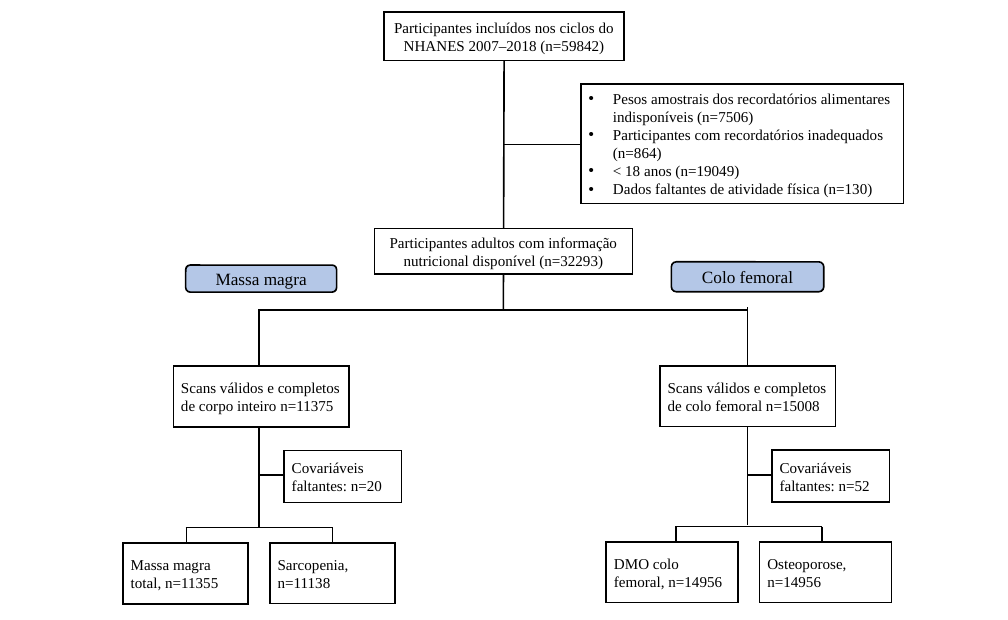
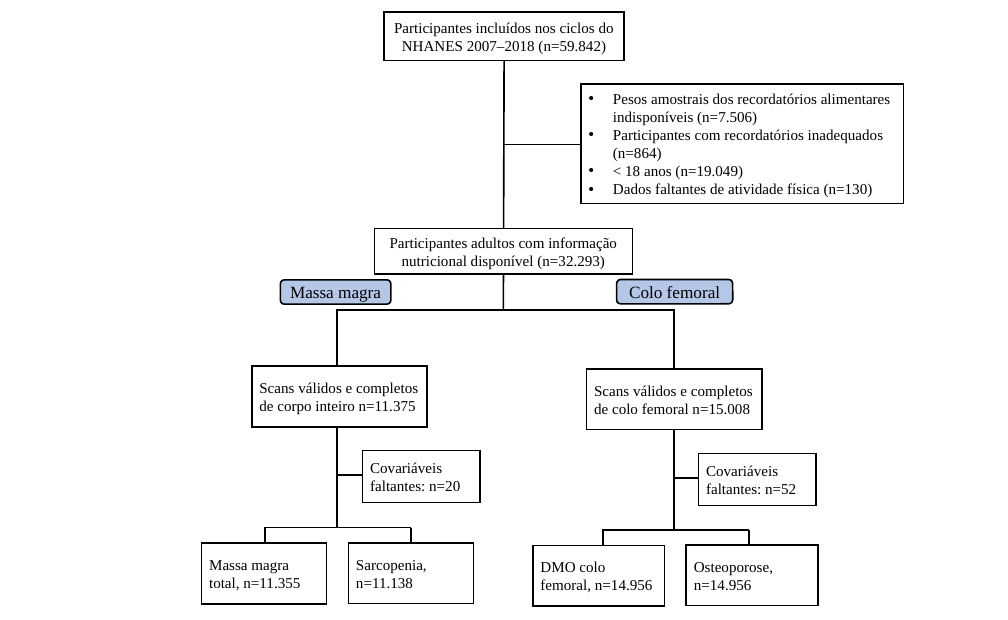
Before and after one commit to gp-esteves/MBA_USP_ESALQ_TCC_analysis, a slide deck: slide 1 of figuras/data collection flowchart.pptx. Drawn at 1008x620 pixels with LibreOffice and Linux fonts; fonts in the diff are those of the drawing. Boxes give left, top, right and bottom in pixels: in the first picture for what was removed or moved away, otherwise in the second. Text is boxed around its words. In the diff, an @@ line names an element or a change of style, - is before the commit and + after.

```diff
--- a/figuras/data collection flowchart.pptx
+++ b/figuras/data collection flowchart.pptx
@@ text in rectangle at (394,22,614,54): text changed @@
-Participantes incluídos nos ciclos do NHANES 2007–2018 (n=59842)
+Participantes incluídos nos ciclos do NHANES 2007–2018 (n=59.842)
@@ text in rectangle at (613,93,891,126): text changed @@
-• Pesos amostrais dos recordatórios alimentares indisponíveis (n=7506)
+• Pesos amostrais dos recordatórios alimentares indisponíveis (n=7.506)
@@ text in rectangle at (625,165,743,179): text changed @@
-• < 18 anos (n=19049)
+• < 18 anos (n=19.049)
@@ text in rectangle at (390,237,617,270): text changed @@
-Participantes adultos com informação nutricional disponível (n=32293)
+Participantes adultos com informação nutricional disponível (n=32.293)
@@ rounded rectangle "Massa magra": place and size @@
-rounded rectangle "Massa magra" at (186,265,337,292)
+rounded rectangle "Massa magra" at (281,280,392,304)
@@ rounded rectangle "Colo femoral": place and size @@
-rounded rectangle "Colo femoral" at (671,262,824,292)
+rounded rectangle "Colo femoral" at (616,280,733,304)
@@ line moved from (260, 310) - (748, 310) to (337, 310) - (675, 310) @@
@@ line moved from (747, 307) - (747, 526) to (675, 311) - (675, 529) @@
@@ text in rectangle at (259,382,418,415): text changed @@
-Scans válidos e completos de corpo inteiro n=11375
+Scans válidos e completos de corpo inteiro n=11.375
@@ text in rectangle at (594,385,753,414): text changed @@
-Scans válidos e completos de colo femoral n=15008
+Scans válidos e completos de colo femoral n=15.008
@@ line moved from (747, 475) - (807, 475) to (675, 478) - (734, 478) @@
@@ text in rectangle at (209,560,300,590): text changed @@
-Massa magra total, n=11355
+Massa magra total, n=11.355
@@ 6 lines, 4 rectangles: place and size @@
-6 lines, 4 rectangles at (123,309,402,604)
+6 lines, 4 rectangles at (202,309,481,604)
@@ text in rectangle at (356,560,427,588): text changed @@
-Sarcopenia, n=11138
+Sarcopenia, n=11.138
@@ text in rectangle at (540,561,653,592): text changed @@
-DMO colo femoral, n=14956
+DMO colo femoral, n=14.956
@@ 4 rectangles, 4 lines: place and size @@
-4 rectangles, 4 lines at (606,366,892,602)
+4 rectangles, 4 lines at (533,369,818,606)
@@ text in rectangle at (694,562,773,590): text changed @@
-Osteoporose, n=14956
+Osteoporose, n=14.956
```
Also in this commit, not shown: 11 other files.
